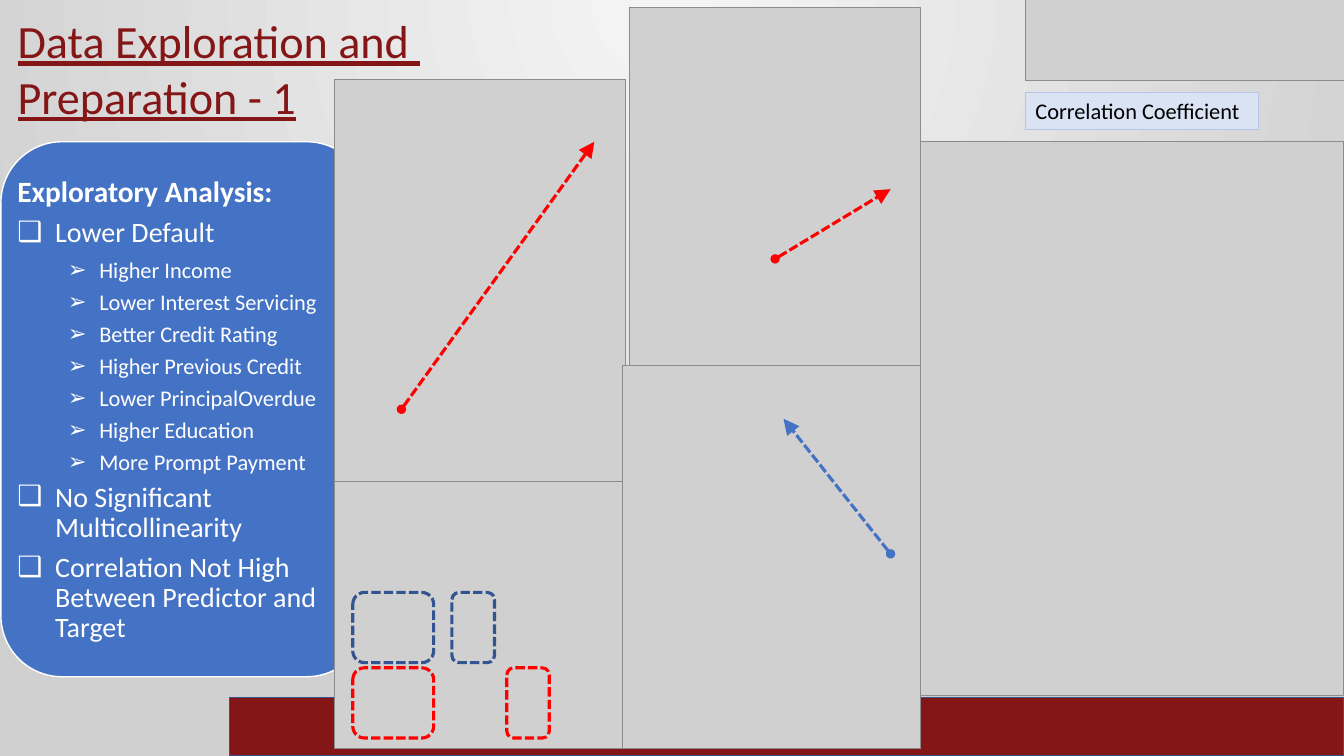
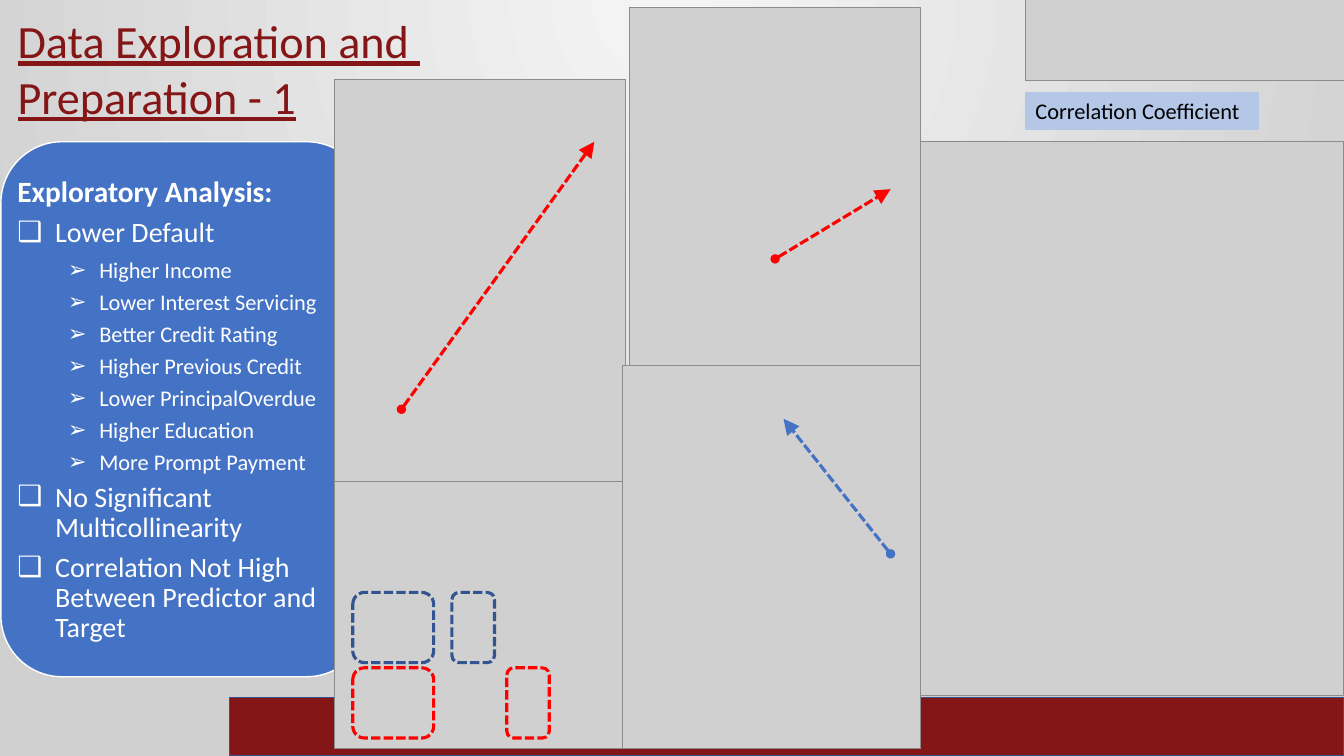
Before and after one commit to ramrao0102/DSA5900-Project, a slide deck: slide 4 of Ram_Rao_Final_Practicum.pptx. Drawn at 1344x756 pixels with LibreOffice and Linux fonts; fonts in the diff are those of the drawing; grey boxes stand for pictures; background and template pictures are left out. Boxes give left, top, right and bottom in pixels: in the first picture for what was removed or moved away, otherwise in the second. Text is boxed around its words. In the diff, an @@ line names an element or a change of style, - is before the commit and + after.

```diff
--- a/Ram_Rao_Final_Practicum.pptx
+++ b/Ram_Rao_Final_Practicum.pptx
@@ rectangle "Correlation Coefficient" at [1025,93,1258,130]: fill #DAE3F3 to #B4C7E7 @@
```
Also in this commit, not shown: 4 other slides changed, 1 other file.
